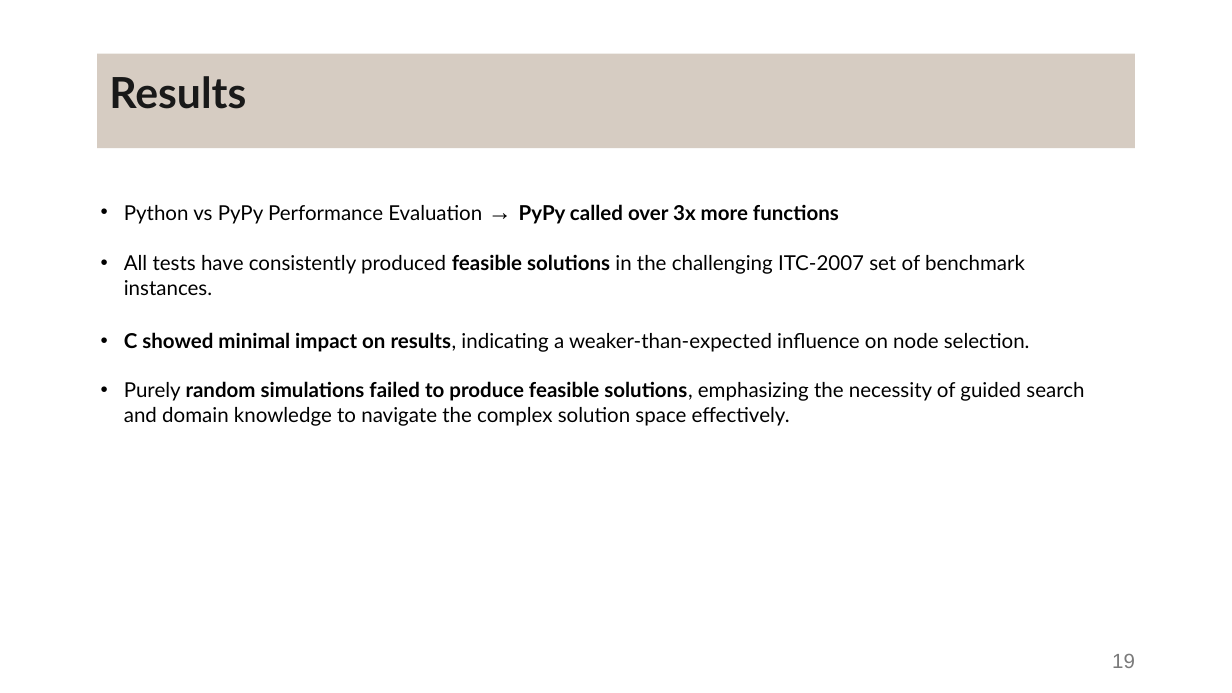
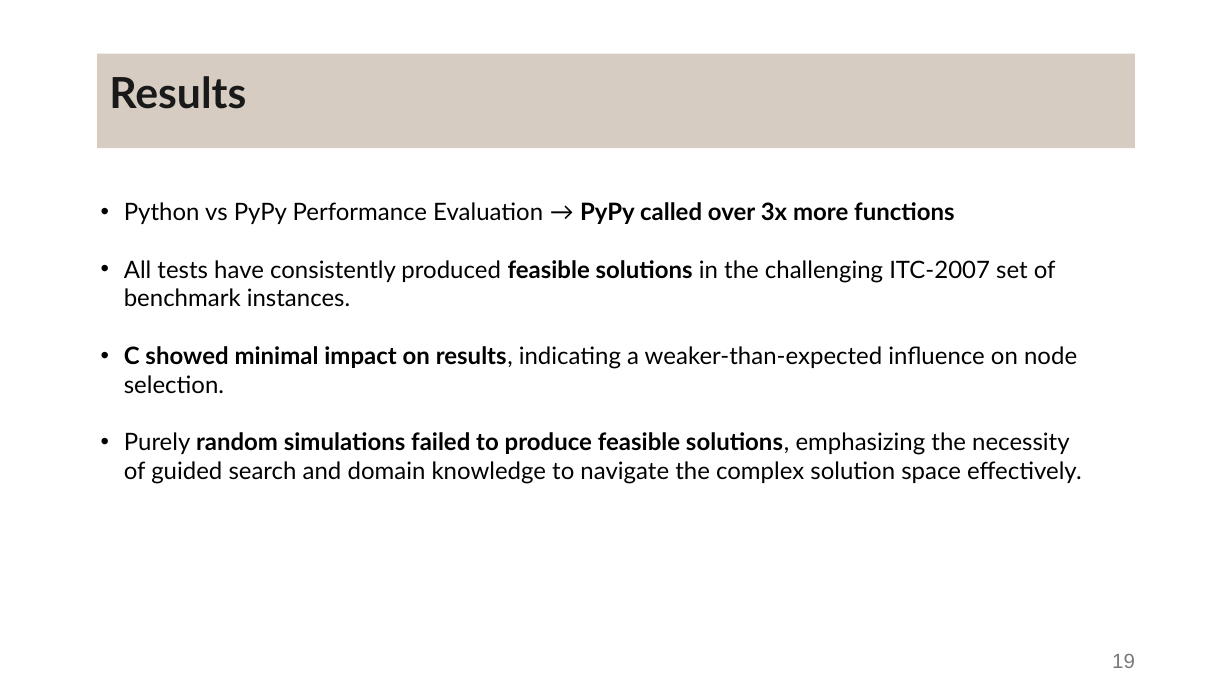
Before and after one commit to DanielaTomas/FCUP-SCHEDULE, a slide deck: slide 19 of Docs/Presentation.pptx. Drawn at 1232x693 pixels with LibreOffice and Linux fonts; fonts in the diff are those of the drawing. Boxes give left, top, right and bottom in pixels: in the first picture for what was removed or moved away, otherwise in the second. Text is boxed around its words. In the diff, an @@ line names an element or a change of style, - is before the commit and + after.

```diff
--- a/Docs/Presentation.pptx
+++ b/Docs/Presentation.pptx
@@ text "Python vs PyPy Performance Evaluation ..." at box(124, 202, 1082, 484): size 12 to 14 pt; font Arial to Lato in "→" @@
```
Also in this commit, not shown: 19 other slides changed.
